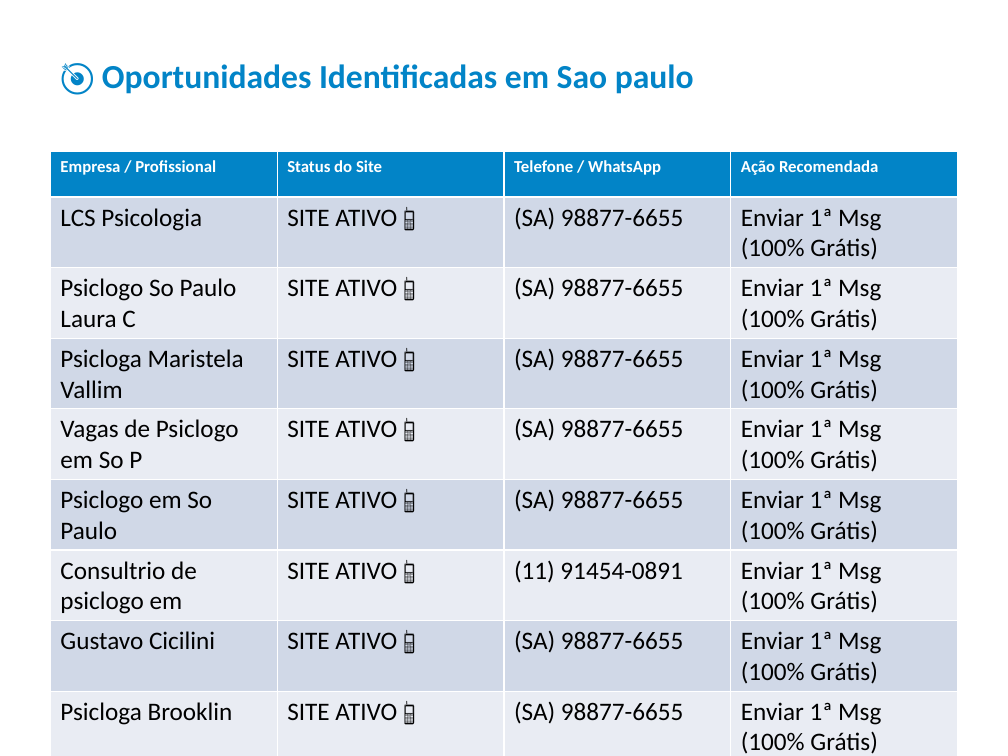
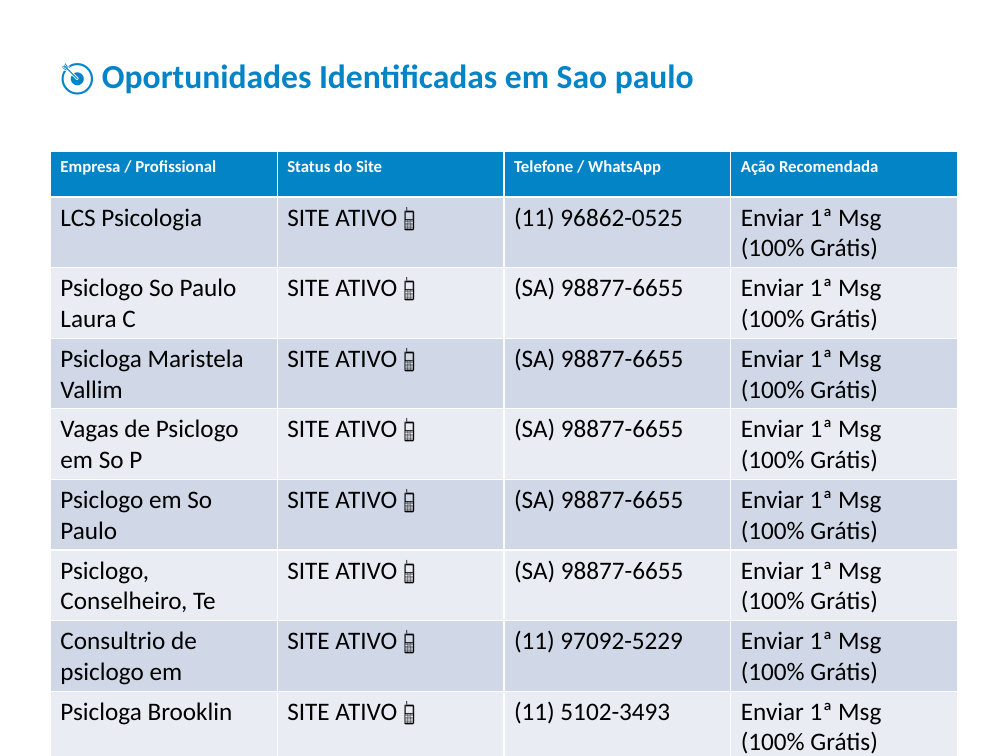
Before and after one commit to jaop2158-sketch/webfy-leads, a slide deck: slide 2 of relatorio_psicologo_sao_paulo.pptx. Drawn at 1008x756 pixels with LibreOffice and Linux fonts; fonts in the diff are those of the drawing. Boxes give left, top, right and bottom in pixels: in the first picture for what was removed or moved away, otherwise in the second. Text is boxed around its words. In the diff, an @@ line names an element or a change of style, - is before the commit and + after.

```diff
--- a/relatorio_psicologo_sao_paulo.pptx
+++ b/relatorio_psicologo_sao_paulo.pptx
@@ table at [50, 151, 958, 756] @@
-row 2, column 3: (SA) 98877-6655
+row 2, column 3: (11) 96862-0525
-row 7, column 1: Consultrio de psiclogo em
+row 7, column 1: Psiclogo, Conselheiro, Te
-row 7, column 3: (11) 91454-0891
+row 7, column 3: (SA) 98877-6655
-row 8, column 1: Gustavo Cicilini
+row 8, column 1: Consultrio de psiclogo em
-row 8, column 3: (SA) 98877-6655
+row 8, column 3: (11) 97092-5229
-row 9, column 3: (SA) 98877-6655
+row 9, column 3: (11) 5102-3493
-row 11, column 3: (11) 4502-4752
+row 11, column 3: (SA) 98877-6655
```
Also in this commit, not shown: 4 other files.
